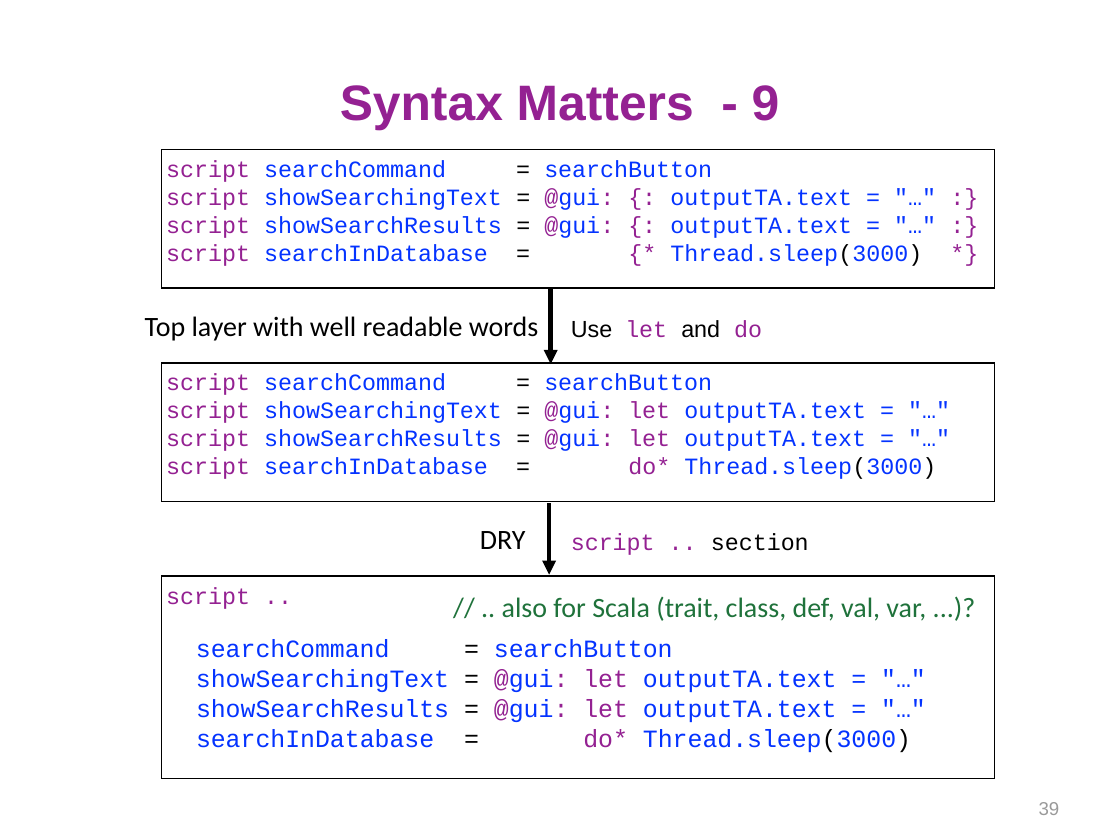
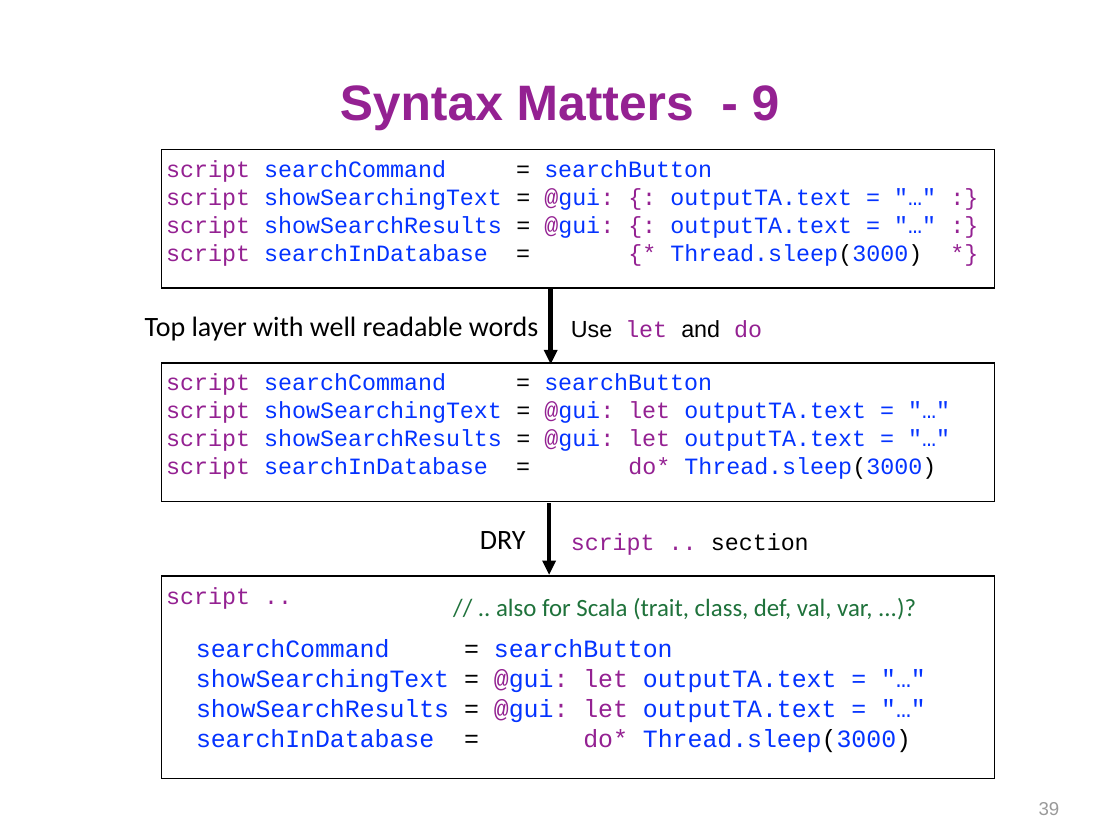
Before and after one commit to lambdaconf/lambdaconf-2016-usa, a slide deck: slide 39 of Programming with Algebra/160526 Subscript - Programming with Algebra.pptx. Drawn at 1120x840 pixels with LibreOffice and Linux fonts; fonts in the diff are those of the drawing. Boxes give left, top, right and bottom in pixels: in the first picture for what was removed or moved away, otherwise in the second. Text is boxed around its words. In the diff, an @@ line names an element or a change of style, - is before the commit and + after.

```diff
--- a/Programming with Algebra/160526 Subscript - Programming with Algebra.pptx
+++ b/Programming with Algebra/160526 Subscript - Programming with Algebra.pptx
@@ text "// .. also for Scala ..." at box(496, 598, 872, 619): size 18 to 16 pt @@
```
Also in this commit, not shown: 5 other slides changed, 2 other files.
